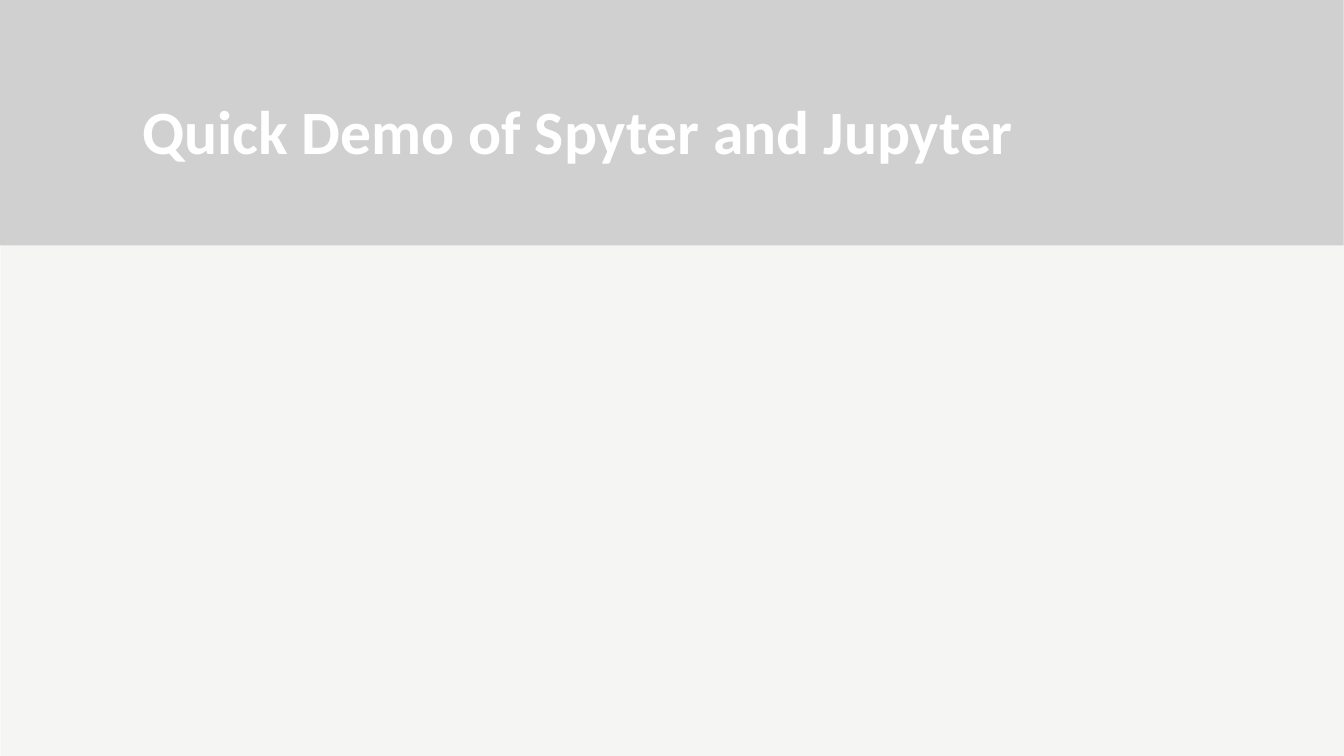
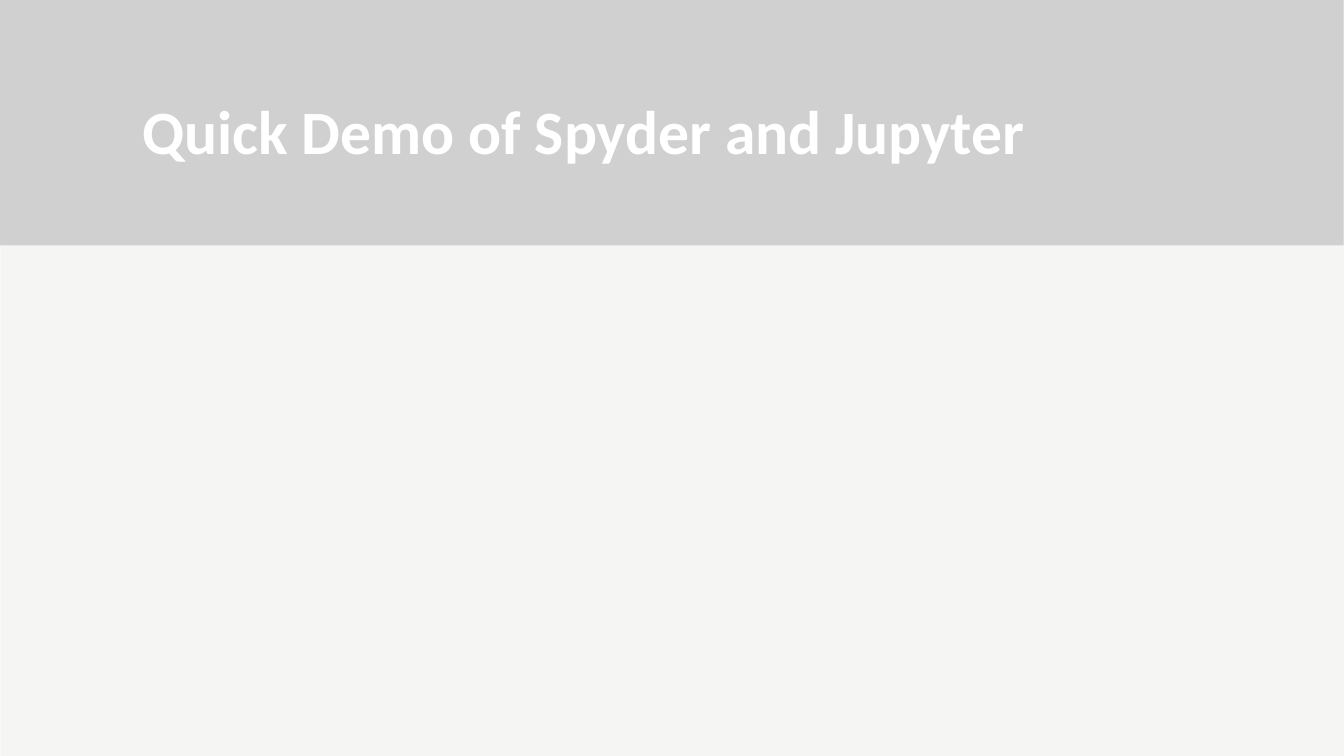
Before and after one commit to ggerlach1/BIOF085, a slide deck: slide 15 of workshop_documents/day0_slides.pptx. Drawn at 1344x756 pixels with LibreOffice and Linux fonts; fonts in the diff are those of the drawing; grey boxes stand for pictures; background and template pictures are left out. Boxes give left, top, right and bottom in pixels: in the first picture for what was removed or moved away, otherwise in the second. Text is boxed around its words. In the diff, an @@ line names an element or a change of style, - is before the commit and + after.

```diff
--- a/workshop_documents/day0_slides.pptx
+++ b/workshop_documents/day0_slides.pptx
@@ title at (142, 111, 1024, 163): text changed @@
-Quick Demo of Spyter and Jupyter
+Quick Demo of Spyder and Jupyter
```
Also in this commit, not shown: 3 other slides changed.
